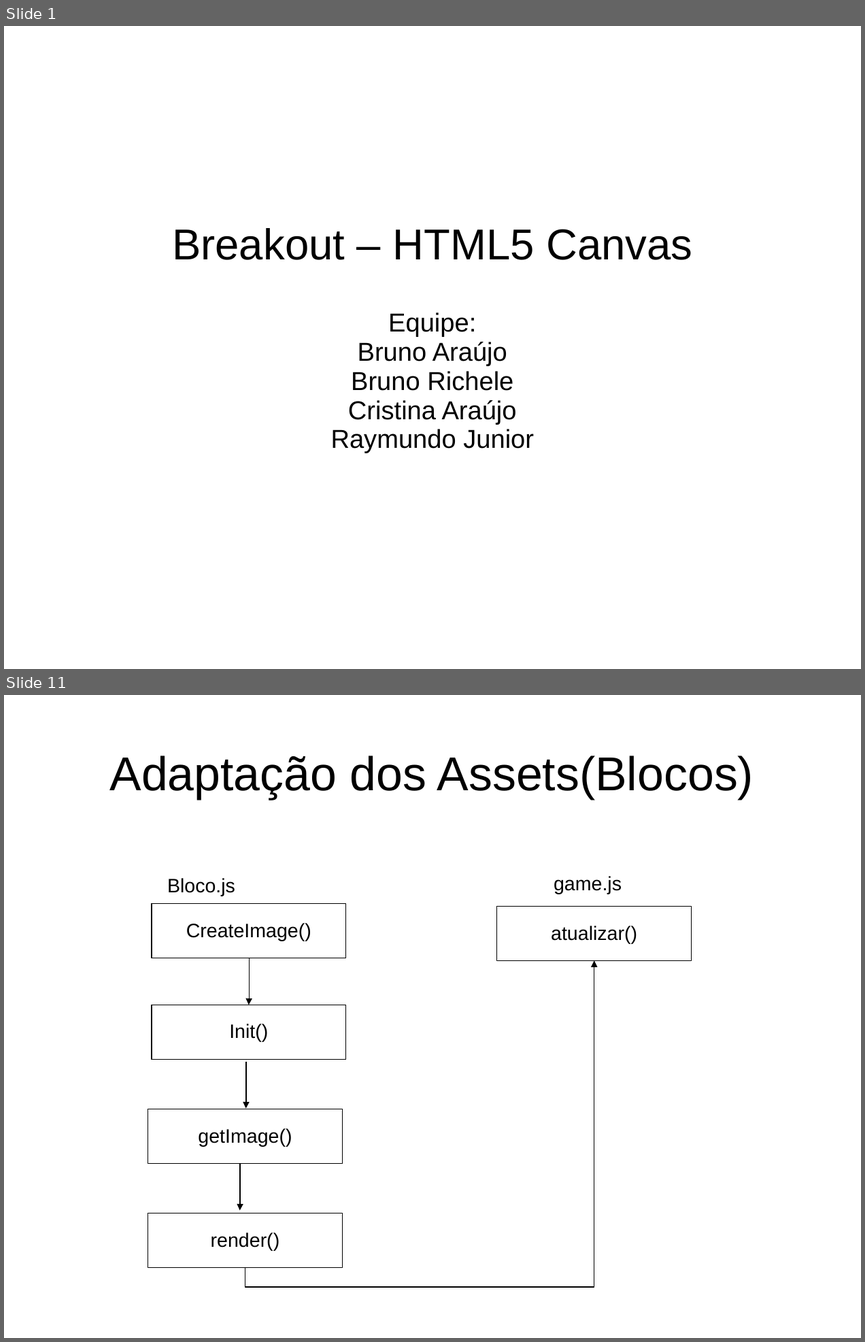
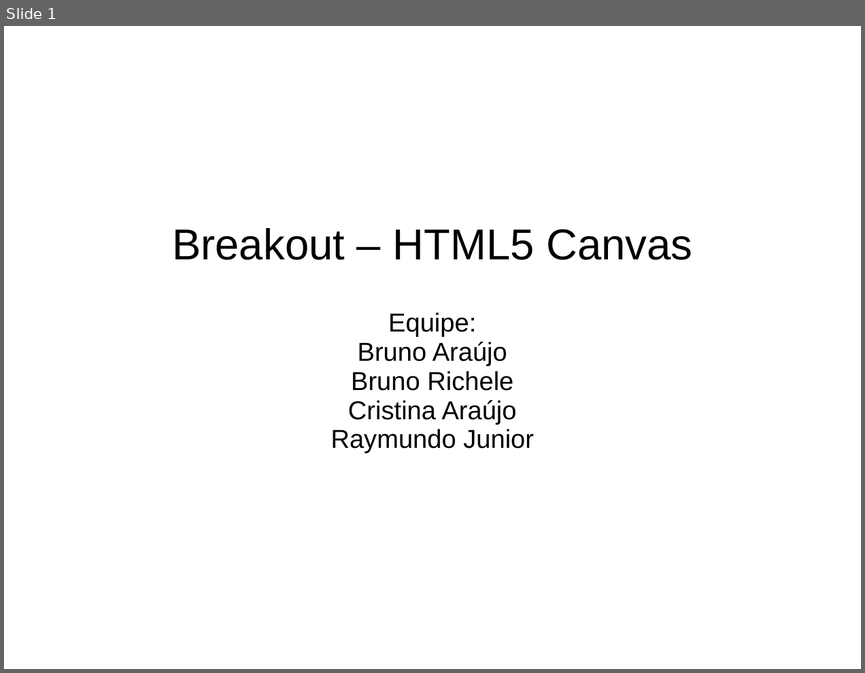
Before and after one commit to jucimarjr/posueagames, a slide deck: brunorichele/breakout/apres/breakout.ppt. Shown one above the other, each under a label of ours: slides 1 and 11 before the commit, slide 1 after it; the slides between them are not shown. The pictures are 865x1342 and 865x673 pixels, drawn with LibreOffice and Linux fonts; fonts in the diff are those of the drawing. Boxes give left, top, right and bottom in pixels: in the first picture for what was removed or moved away, otherwise in the second. Text is boxed around its words. In the diff, an @@ line names an element or a change of style, - is before the commit and + after.

```diff
--- a/brunorichele/breakout/apres/breakout.ppt
+++ b/brunorichele/breakout/apres/breakout.ppt
@@ slide 11 removed at (4,695,861,1338), background #FFFFFF @@
@@ title removed at (110,756,753,799) @@
-Adaptação dos Assets(Blocos)
@@ text removed at (167,878,235,896) @@
-Bloco.js
@@ text removed at (553,876,621,894) @@
-game.js
@@ rectangle removed at (152,903,346,957) @@
-CreateImage()
@@ rectangle removed at (497,906,691,961) @@
-atualizar()
@@ elbow arrow removed from (249, 957) to (249, 1004) @@
@@ elbow arrow removed from (245, 1268) to (594, 961) @@
@@ rectangle removed at (152,1004,346,1059) @@
-Init()
@@ elbow arrow removed from (246, 1062) to (246, 1108) @@
@@ rectangle removed at (148,1108,342,1163) @@
-getImage()
@@ elbow arrow removed from (241, 1163) to (239, 1210) @@
@@ rectangle removed at (148,1212,342,1268) @@
-render()
```
Also in this commit, not shown: 3 slides changed, 1 slide added, 13 other slides removed, 4 other files.
